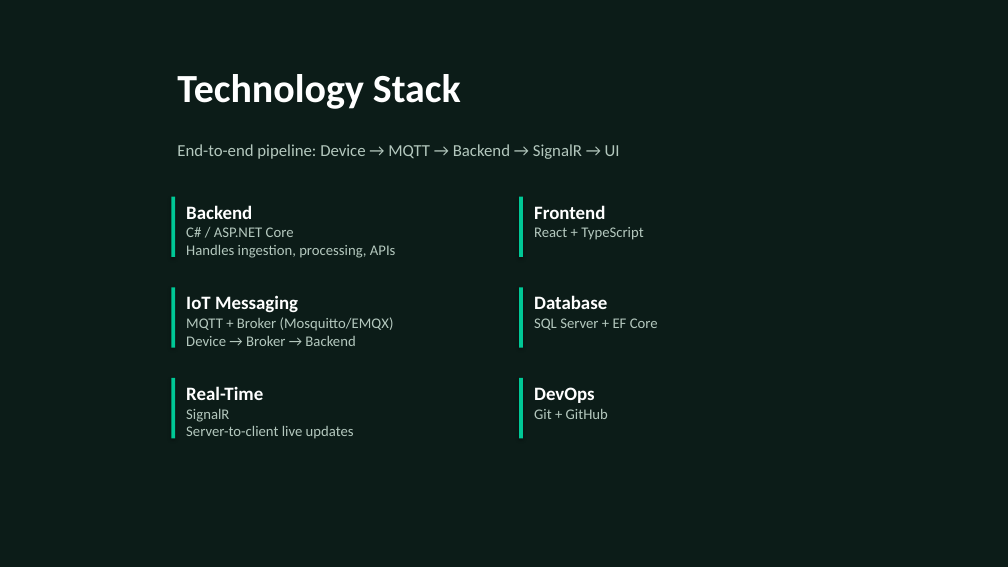
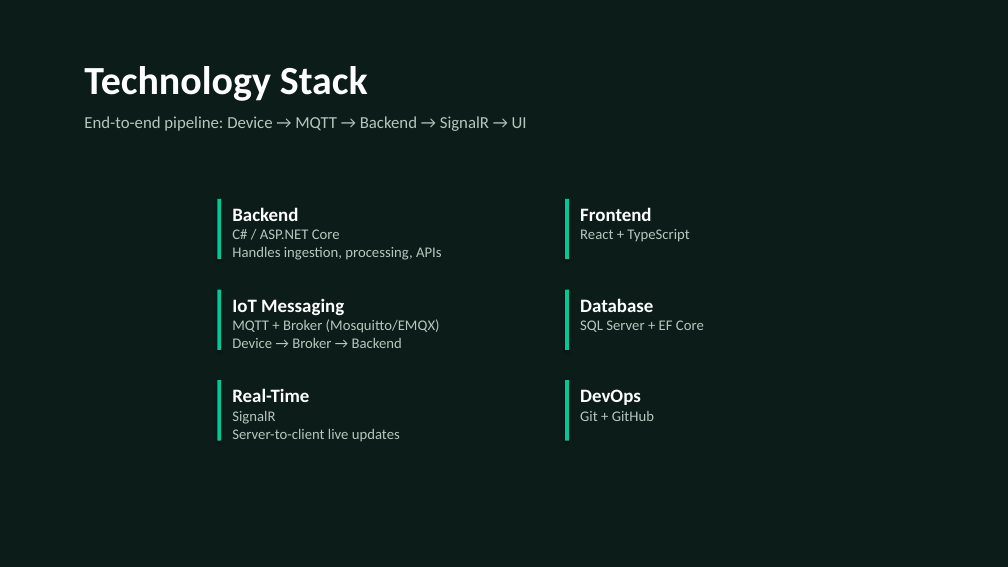
Before and after one commit to TranRTC/capstone_project, a slide deck: slide 5 of Capstone Project Presentation.pptx. Drawn at 1008x567 pixels with LibreOffice and Linux fonts; fonts in the diff are those of the drawing. Boxes give left, top, right and bottom in pixels: in the first picture for what was removed or moved away, otherwise in the second. Text is boxed around its words. In the diff, an @@ line names an element or a change of style, - is before the commit and + after.

```diff
--- a/Capstone Project Presentation.pptx
+++ b/Capstone Project Presentation.pptx
@@ text "Technology Stack": place and size @@
-text "Technology Stack" at [177,74,461,109]
+text "Technology Stack" at [84,66,368,101]
@@ text "End-to-end pipeline: Device → MQTT ...": place and size @@
-text "End-to-end pipeline: Device → MQTT ..." at [177,144,620,159]
+text "End-to-end pipeline: Device → MQTT ..." at [84,116,527,131]
@@ 2 texts, 2 rectangles: place and size @@
-2 texts, 2 rectangles at [171,287,658,348]
+2 texts, 2 rectangles at [217,290,704,350]
@@ 4 texts, 4 rectangles: place and size @@
-4 texts, 4 rectangles at [171,197,643,439]
+4 texts, 4 rectangles at [217,199,689,442]
```
Also in this commit, not shown: 11 other slides changed.
